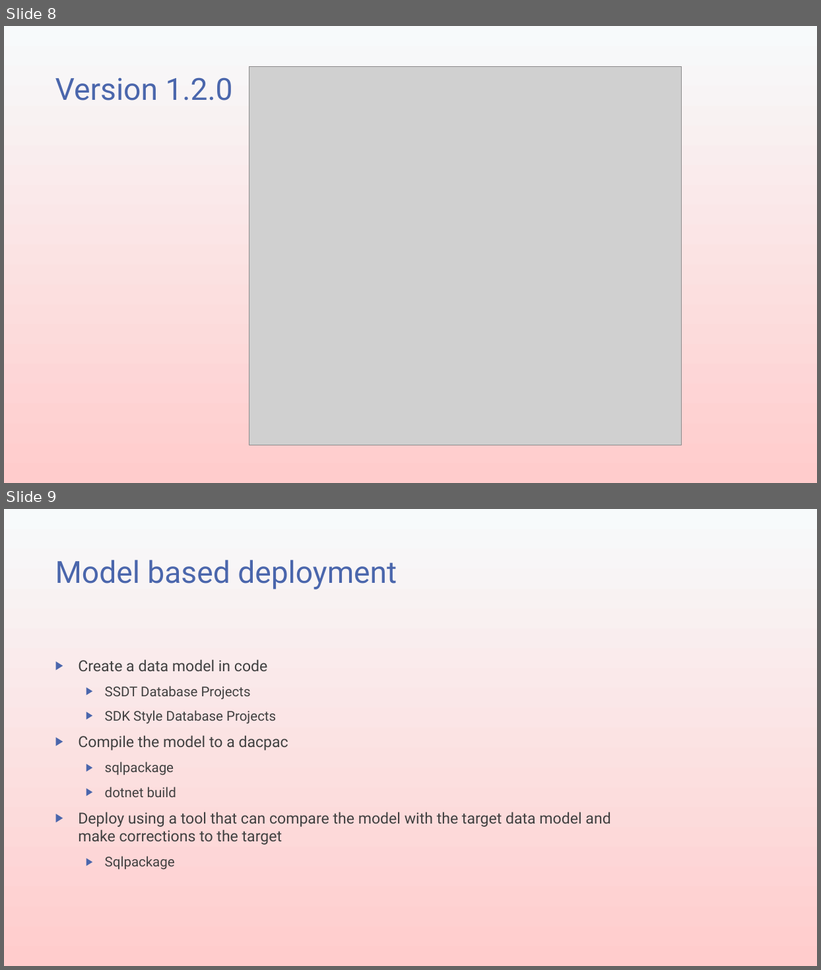
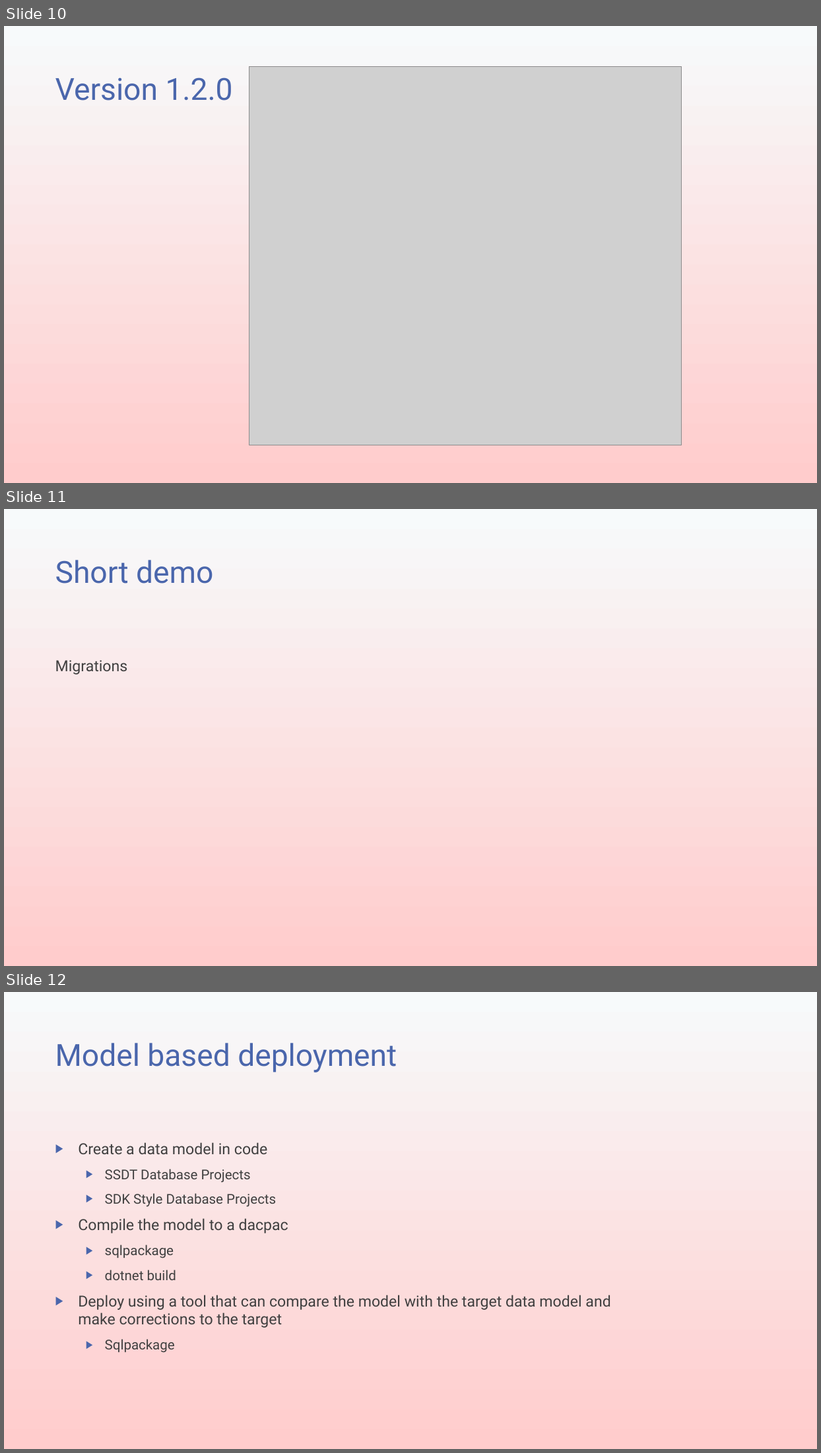
Before and after one commit to transmokopter/Presentations, a slide deck: an-introduction-to-sql-server-database-projects/an-introduction-to-sql-server-database-projects.pptx. Shown one above the other, each under a label of ours: slides 8 and 9 before the commit, slides 10, 11 and 12 after it. The pictures are 821x970 and 821x1453 pixels, drawn with LibreOffice and Linux fonts; fonts in the diff are those of the drawing; grey boxes stand for pictures; background and template pictures are left out. Boxes give left, top, right and bottom in pixels: in the first picture for what was removed or moved away, otherwise in the second. Text is boxed around its words. In the diff, an @@ line names an element or a change of style, - is before the commit and + after.

```diff
--- a/an-introduction-to-sql-server-database-projects/an-introduction-to-sql-server-database-projects.pptx
+++ b/an-introduction-to-sql-server-database-projects/an-introduction-to-sql-server-database-projects.pptx
@@ slide 11 added at [4, 509, 817, 966], background gradient #F7FAFB to #FFCCCC @@
@@ title added at [55, 560, 213, 584], 36 pt, text #4A66AC @@
+Short demo
@@ text added at [55, 660, 128, 675], 18 pt, text #404040 @@
+Migrations
@@ what was slide 8 is now slide 10 @@
@@ what was slide 9 is now slide 12 @@
```
Also in this commit, not shown: 2 slides changed, 8 other slides added, 19 other files.
